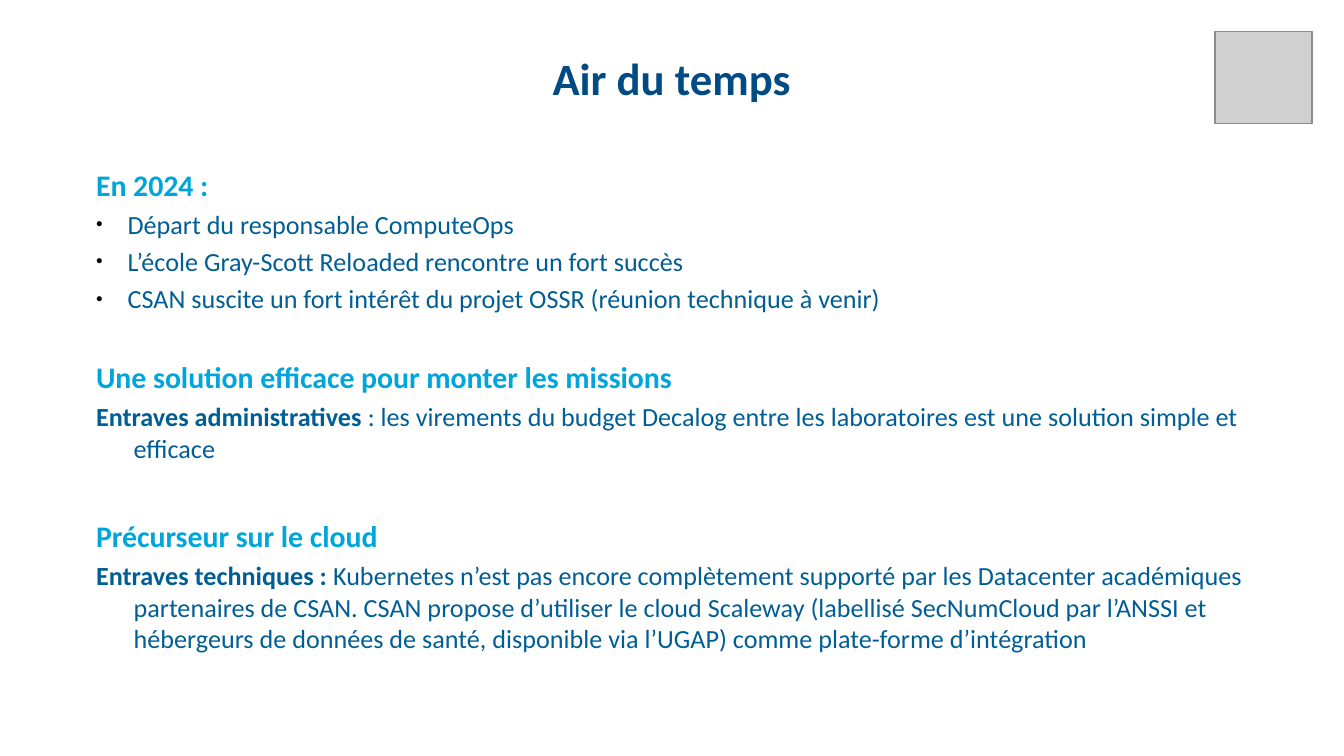
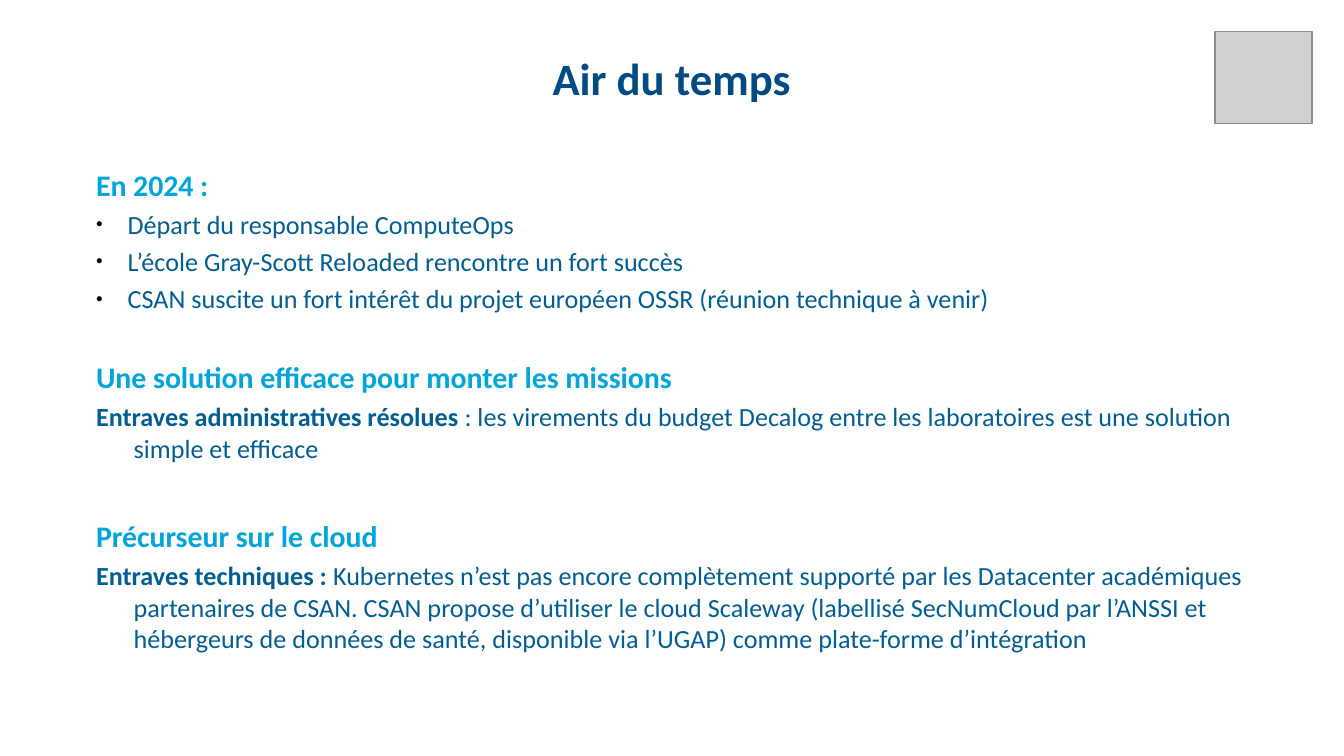
Before and after one commit to fjammes/misc, a slide deck: slide 14 of decalog/decalog-entretien-2024.odp. Drawn at 1344x756 pixels with LibreOffice and Linux fonts; fonts in the diff are those of the drawing; grey boxes stand for pictures. Boxes give left, top, right and bottom in pixels: in the first picture for what was removed or moved away, otherwise in the second. Text is boxed around its words. In the diff, an @@ line names an element or a change of style, - is before the commit and + after.

```diff
--- a/decalog/decalog-entretien-2024.odp
+++ b/decalog/decalog-entretien-2024.odp
@@ text at bbox=[128, 289, 988, 313]: text changed @@
-● CSAN suscite un fort intérêt du projet OSSR (réunion technique à venir)
+● CSAN suscite un fort intérêt du projet européen OSSR (réunion technique à venir)
@@ text at bbox=[96, 407, 1231, 463]: text changed @@
-Entraves administratives : les virements du budget Decalog entre les laboratoires est une solution simple et efficace
+Entraves administratives résolues : les virements du budget Decalog entre les laboratoires est une solution simple et efficace
```
Also in this commit, not shown: 11 other slides changed, 1 slide removed, 1 other file.
